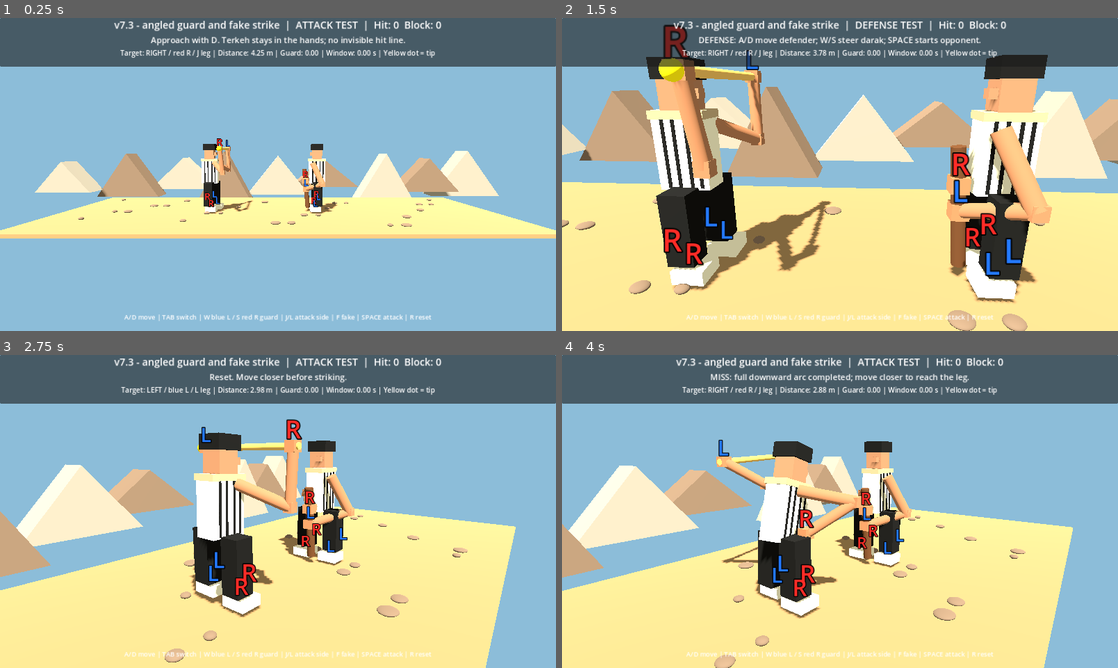
Above: before the commit, frames 1-4 (two rows, left to right).
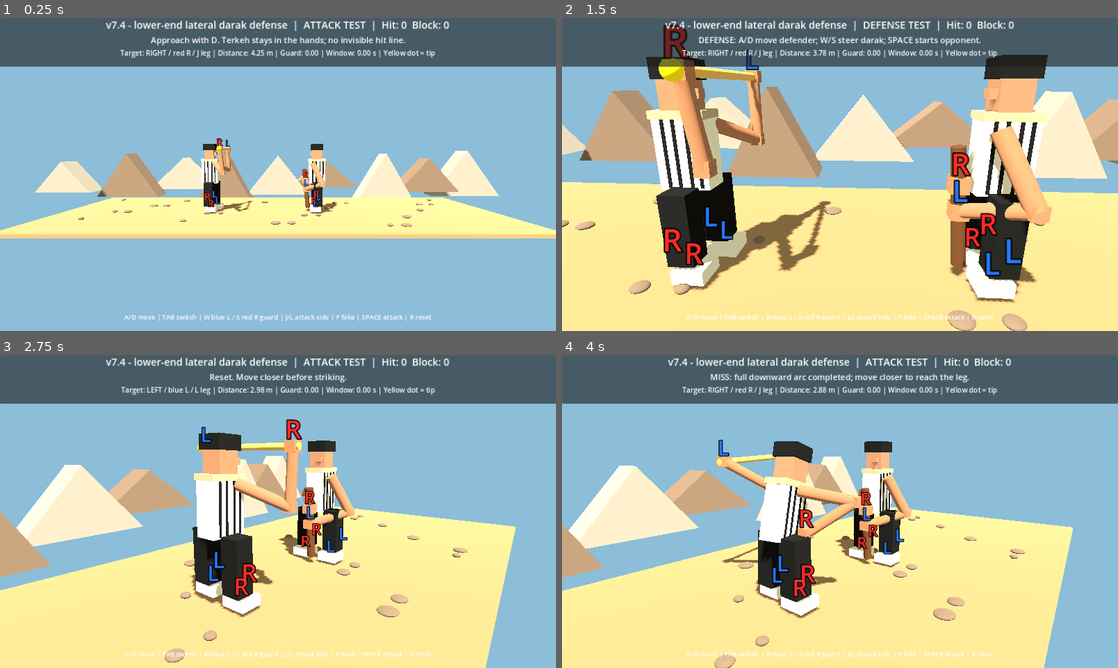
Above: after the commit, the same moments.

Repository: vahidainima-prog/tarke-darak-game
Game: Godot game, scene res://main.tscn
Same seed, same stepped clock (60 frames per second), same inputs: the game is played once before the commit and once after it.
Inputs:
- Up to frame 1 (0.25 s): no input
- Up to frame 2 (1.5 s): tap Enter at 0.5 s; hold D 0.53-1.28 s; tap C at 0.6 s; tap Space at 0.77 s; hold S from 1.28 s (still down); tap Tab at 1.35 s
- Up to frame 3 (2.75 s): tap Space at 1.52 s; tap W at 2 s; release S at 2.03 s; hold D from 2.03 s (still down); tap R at 2.1 s
- Up to frame 4 (4 s): release D at 2.78 s; hold W 2.78-3.53 s; tap J at 2.85 s; tap Space at 3.02, 3.77 s; hold A from 3.53 s (still down); tap L at 3.6 s

The runs differ from the first frame. In frame 1, 1.0% of the frame differs, in the area x 19-81%, y 0-5%; in frame 2, 1.0%, in the area x 18-82%, y 0-5%; in frame 3, 1.0%; in frame 4, 1.0%.

Commit message:
Pivot darak from upper grip and sweep lower tip into left-right defense lanes

Diff:
--- a/tarke_darak_godot_v2/main.gd
+++ b/tarke_darak_godot_v2/main.gd
@@ -2,7 +2,7 @@
 
 # Godot 4.x — visual mechanics test. Side camera looks along -Z.
 # Feint depth: negative Z is BEHIND the attacker; positive Z is IN FRONT.
-const BUILD_LABEL := "v7.3 - angled guard and fake strike"
+const BUILD_LABEL := "v7.4 - lower-end lateral darak defense"
 const DEF_X := 1.55
 const MIN_X := -4.7
 const MAX_X := 0.35
@@ -466,11 +466,13 @@
 	return ends[1] if strike_side > 0 else ends[0]
 
 func guard_ends() -> Array[Vector3]:
-	# The lower end stays near the shins while the upper end leans
-	# dramatically into the chosen incoming lane. Both hands track it.
+	# The upper grip stays near the body; the lower end sweeps into
+	# the incoming strike lane. Visuals and collision use the same endpoints.
 	var side := guard_shift
-	var bottom := Vector3(defender_x - 0.35, 0.12, side * 0.10)
-	var top := Vector3(defender_x - 0.50, 1.67, side * 1.15)
+	# Hands stay near the upper grip; the LOWER tip sweeps outward
+	# across the targeted shin, directly into the incoming strike lane.
+	var bottom := Vector3(defender_x - 0.35, 0.12, side * 0.88)
+	var top := Vector3(defender_x - 0.50, 1.67, side * 0.10)
 	var endpoints: Array[Vector3] = [bottom, top]
 	return endpoints
 
